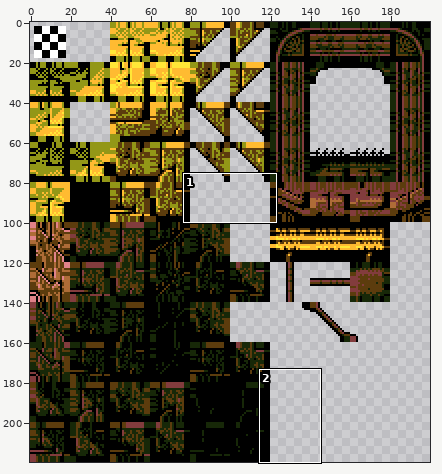
Two versions of one sprite sheet, Ninja Gaiden/tilesets/tstAct5Scene3/output_tileset.png. The first picture is a wide view before the edit; the outline marks the close-up.
Close-up. Before the edit:
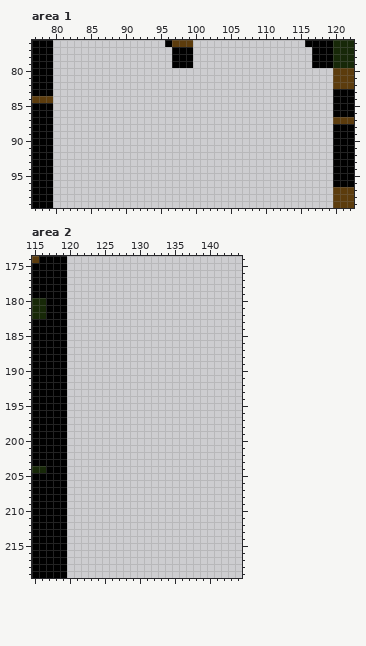
The file is 200x220 pixels. Shown: area 1: x 77..122, y 76..99; area 2: x 115..144, y 174..219.
Now the later version:
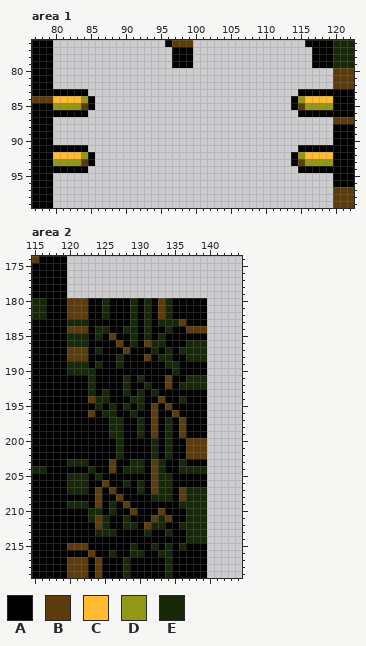
Palette (. is transparent): A #000000  B #5c3c0d  C #ffbb31  D #939717  E #172808
From old to new:
--- area 1
@@ x 77..122 @@
  82 AAA........................................BBB
- 83 AAA........................................AAA
- 84 BBB........................................AAA
- 85 AAA........................................AAA
- 86 AAA........................................AAA
+ 83 AAAAAAAA..............................AAAAAAAA
+ 84 BBBCCCCDA............................ADCCCCAAA
+ 85 AAADDDDBA............................ABDDDDAAA
+ 86 AAAAAAAA..............................AAAAAAAA
  87 AAA........................................BBB
@@ x 77..122 @@
  90 AAA........................................AAA
- 91 AAA........................................AAA
- 92 AAA........................................AAA
- 93 AAA........................................AAA
- 94 AAA........................................AAA
+ 91 AAAAAAAA..............................AAAAAAAA
+ 92 AAACCCCDA............................ADCCCCAAA
+ 93 AAADDDDBA............................ABDDDDAAA
+ 94 AAAAAAAA..............................AAAAAAAA
  95 AAA........................................AAA
--- area 2
@@ x 115..144 @@
 179 AAAAA.........................
-180 EEAAA.........................
-181 EEAAA.........................
-182 EEAAA.........................
-183 AAAAA.........................
-184 AAAAA.........................
-185 AAAAA.........................
-186 AAAAA.........................
-187 AAAAA.........................
-188 AAAAA.........................
-189 AAAAA.........................
-190 AAAAA.........................
-191 AAAAA.........................
-192 AAAAA.........................
-193 AAAAA.........................
-194 AAAAA.........................
-195 AAAAA.........................
-196 AAAAA.........................
-197 AAAAA.........................
-198 AAAAA.........................
-199 AAAAA.........................
-200 AAAAA.........................
-201 AAAAA.........................
-202 AAAAA.........................
-203 AAAAA.........................
-204 EEAAA.........................
-205 AAAAA.........................
-206 AAAAA.........................
-207 AAAAA.........................
-208 AAAAA.........................
-209 AAAAA.........................
-210 AAAAA.........................
-211 AAAAA.........................
-212 AAAAA.........................
-213 AAAAA.........................
-214 AAAAA.........................
-215 AAAAA.........................
-216 AAAAA.........................
-217 AAAAA.........................
-218 AAAAA.........................
-219 AAAAA.........................
+180 EEAAABBBAAEAAAEAEABEAAAAA.....
+181 EEAAABBBAAEAAAEAEABEAAAAA.....
+182 EEAAABBBAAEAAAEAEABEAAAAA.....
+183 AAAAAEEEAAAAAAEAEAEEEBAAA.....
+184 AAAAABBBAEEAAEEAEAAEAABBB.....
+185 AAAAAEEEAEABAAEAEAEAAAAAA.....
+186 AAAAAEEEAAAABAEABEEAAAEEE.....
+187 AAAAABBBAEAAABAAAEAEAEEEE.....
+188 AAAAABBBAAAAEAAABAEEAAEEE.....
+189 AAAAAEEEAEAAEAAAAAAEEAAAA.....
+190 AAAAAEEEEAAAAAAAAAAAEAAAA.....
+191 AAAAAAAAEAAAAEAEAAABAAEEE.....
+192 AAAAAAAAEAAAAEAAEAABAEEEE.....
+193 AAAAAAAAEAEAAEAEAEAAAAAAA.....
+194 AAAAAAAABEEAAAEEAABAAEAAA.....
+195 AAAAAAAAAEAEAEAEABABAAAAA.....
+196 AAAAAAAABAEEAAEAABAABAAAA.....
+197 AAAAAAAAAAAEEAAEABAEABAAA.....
+198 AAAAAAAAAAAEEAAEABAEABAAA.....
+199 AAAAAAAAAAAEEAAEABAEABAAA.....
+200 AAAAAAAAAAAAEAAAAEAEAABBB.....
+201 AAAAAAAAAAAAEAAAAEAEAABBB.....
+202 AAAAAAAAAAAAEAAAAEAEAABBB.....
+203 AAAAAEEEAAABAAEEABEAAEAAA.....
+204 EEAAAAAAEAABAEEEABEAAEEEE.....
+205 AAAAAEEEAEAAAAAAABEEAAAAA.....
+206 AAAAAEEEAABAAEAEABEEAAAAA.....
+207 AAAAAEEEABABAAAEABEEABEEE.....
+208 AAAAAAAAABAABAAAAEEEABEEE.....
+209 AAAAAEEEABAEABAAAAAAAEEEE.....
+210 AAAAAAAAEEAEAABAAABAAAEEE.....
+211 AAAAAAAAEBEAAEAAABEBAAEEE.....
+212 AAAAAAAAABEAAEEABEEAAEEEE.....
+213 AAAAAAAAAEEEAAAAEAAEAAEEE.....
+214 AAAAAAAAAAAAAAAAAAAAAAEEE.....
+215 AAAAABBBAAAAAAEAAEAEAEAAA.....
+216 AAAAAAAABAAEAAEEAAEEAAAAA.....
+217 AAAAABBBABAAAEAAAAAEAAAAA.....
+218 AAAAABBBABAAAEAAAAAEAAAAA.....
+219 AAAAABBBABAAAEAAAAAEAAAAA.....
Changed places in both close-ups, as pixel boxes (x1, y1, x2, y2):
added: (53, 89, 95, 117)
added: (291, 89, 333, 117)
added: (53, 145, 95, 173)
added: (291, 145, 333, 173)
added: (67, 298, 207, 578)
